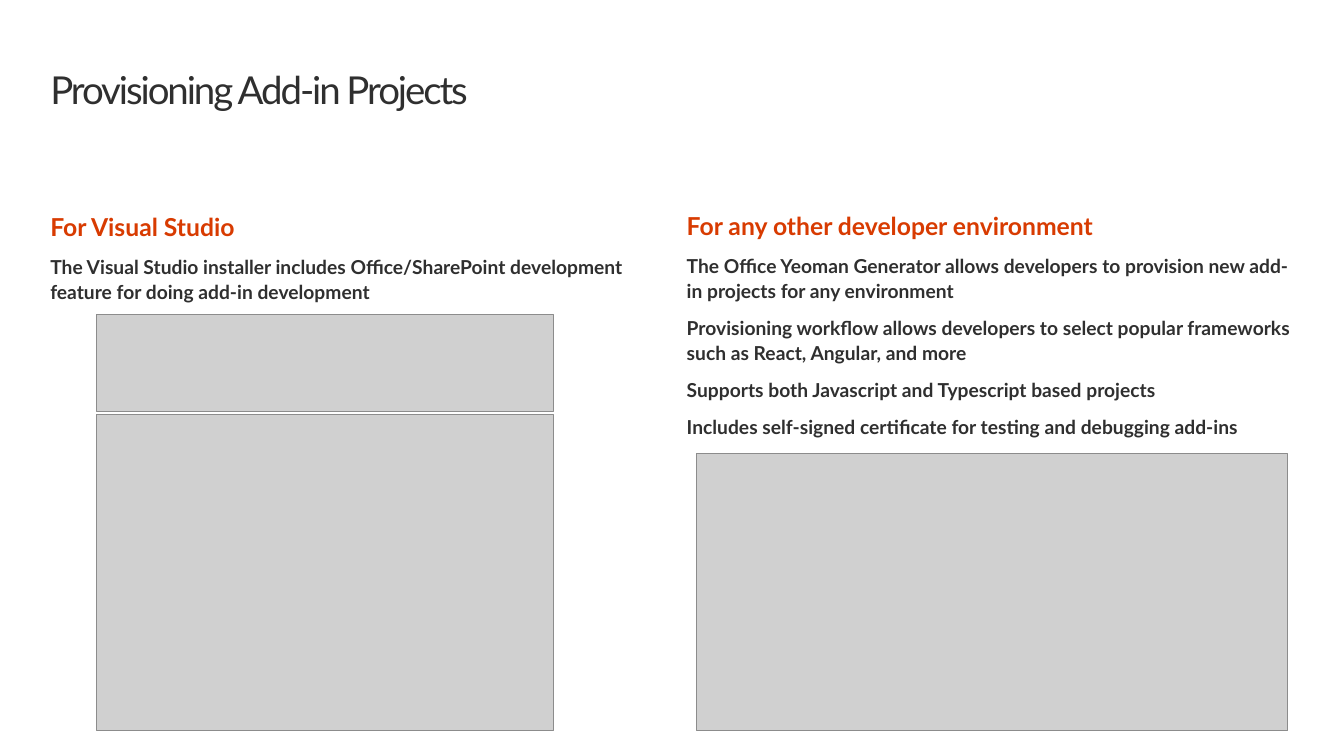
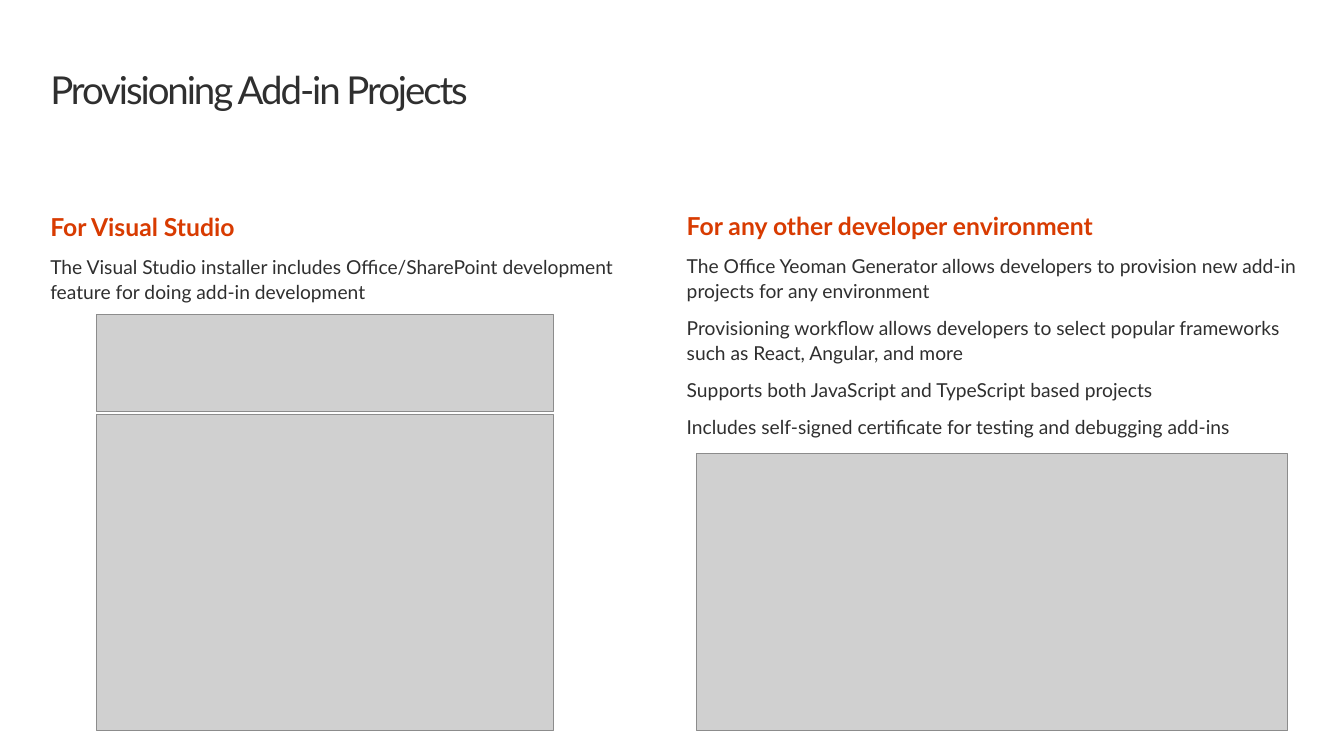
Before and after one commit to OfficeDev/TrainingContent, a slide deck: slide 11 of OfficeAddin/04 Building Add-ins for Microsoft Outlook/01 Mail Add-ins Basics.pptx. Drawn at 1344x756 pixels with LibreOffice and Linux fonts; fonts in the diff are those of the drawing; grey boxes stand for pictures; background and template pictures are left out. Boxes give left, top, right and bottom in pixels: in the first picture for what was removed or moved away, otherwise in the second. Text is boxed around its words. In the diff, an @@ line names an element or a change of style, - is before the commit and + after.

```diff
--- a/OfficeAddin/04 Building Add-ins for Microsoft Outlook/01 Mail Add-ins Basics.pptx
+++ b/OfficeAddin/04 Building Add-ins for Microsoft Outlook/01 Mail Add-ins Basics.pptx
@@ text at [50,260,613,303]: bold off in "The Visual Studio installer includes Office/SharePoint devel ..." @@
@@ text at [687,259,1296,438]: bold off in "The Office Yeoman Generator allows developers to ...", "Provisioning workflow allows developers to select popular ...", "Includes self-signed certificate for testing and debugging ..." @@
@@ text at [687,383,1152,401]: text changed; bold off @@
-Supports both Javascript and Typescript based projects
+Supports both JavaScript and TypeScript based projects
```
Also in this commit, not shown: 4 other slides changed, 51 other files.
